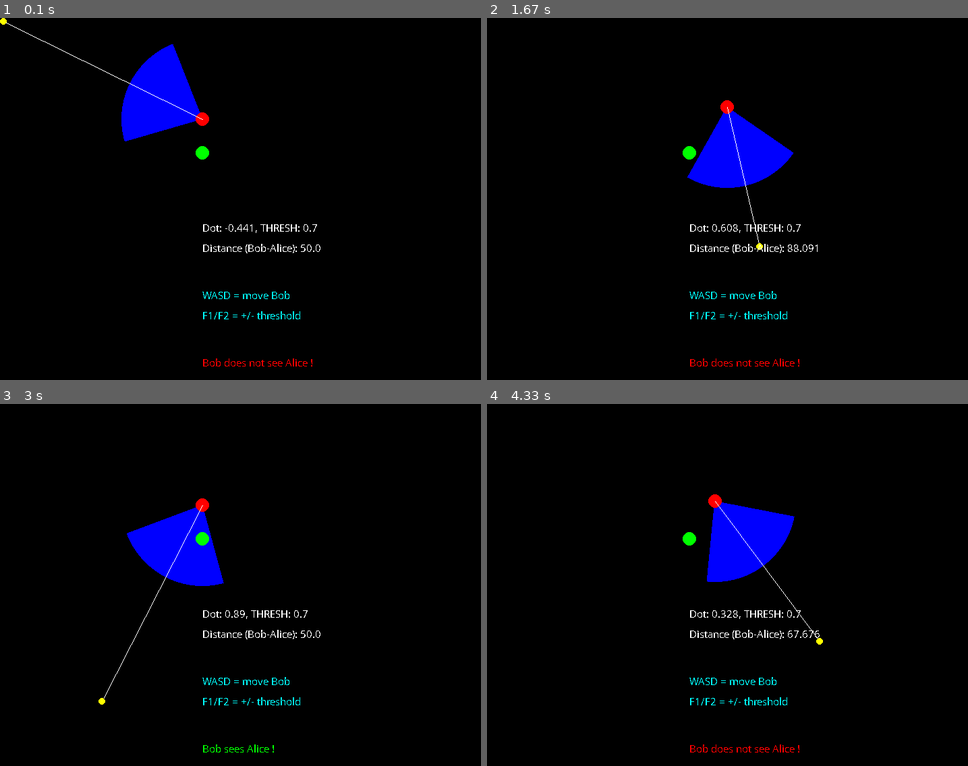
Above: before the commit, frames 1-4 (two rows, left to right).
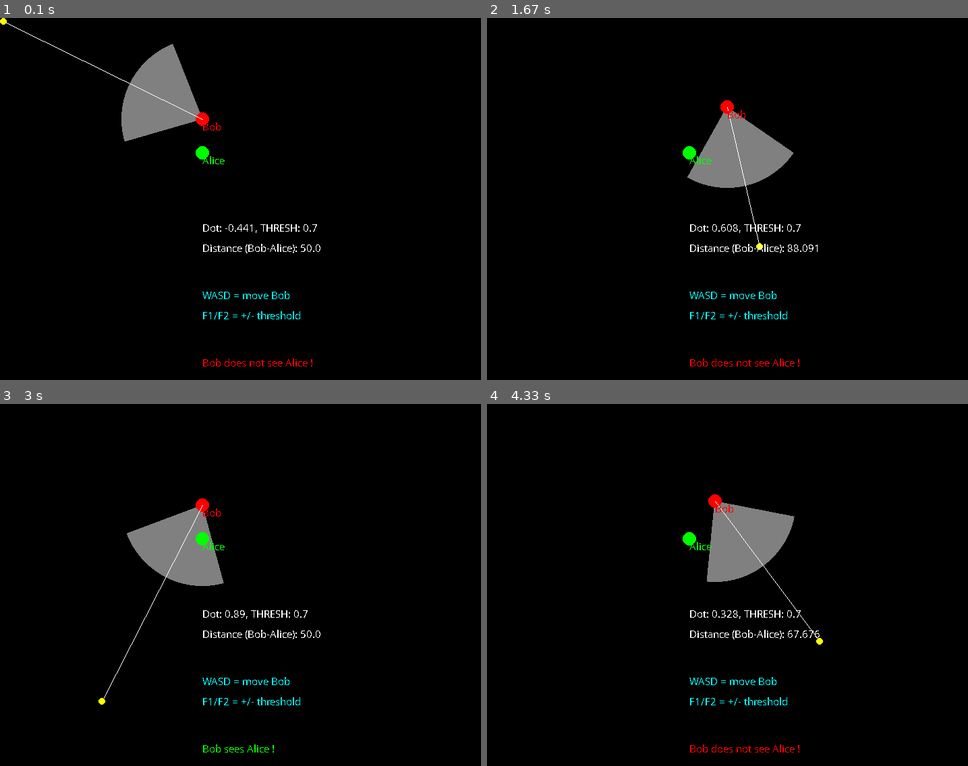
Above: after the commit, the same moments.

Repository: zyenapz/pygame-reference
Game: pygame game, started from 1. Dot Product.py
Two runs of this game, one before a commit and one after it. Both use one fixed random seed, a clock stepped at 60 frames per second and the inputs below.
Inputs (mouse positions are in pixels of both pictures, inside the frame that each line leads up to):
- Up to frame 1 (0.1 s): no input
- Up to frame 2 (1.67 s): hold D 0.33-0.8 s; move the mouse to (737, 238) at 0.37 s; hold W 0.83-1.13 s; move the mouse to (929, 209) at 0.87 s; hold D 1.17-1.63 s; move the mouse to (761, 246) at 1.2 s
- Up to frame 3 (3 s): hold A 1.67-2.2 s; move the mouse to (139, 610) at 1.7 s; hold S 2.23-2.53 s; move the mouse to (322, 697) at 2.27 s; hold A 2.57-2.97 s; move the mouse to (101, 700) at 2.6 s
- Up to frame 4 (4.33 s): hold W 3-3.37 s; move the mouse to (838, 465) at 3.03 s; hold D 3.4-4.03 s; move the mouse to (953, 747) at 3.43 s; hold S from 4.07 s (still down); move the mouse to (818, 642) at 4.1 s

The runs differ from the first frame. In frame 1, 2.8% of the frame differs, in the area x 25-47%, y 7-41%; in frame 2, 2.8%; in frame 3, 2.7%; in frame 4, 2.8%.

Commit message:
Added name tags to Alice and Bob

Diff:
--- a/1. Dot Product.py
+++ b/1. Dot Product.py
@@ -131,7 +131,7 @@
     start = degrees - cone_size
     end = degrees + cone_size
     ImageDraw.Draw(viewcone).pieslice(
-        (0, 0, size-1, size-1), start, end, fill="blue")
+        (0, 0, size-1, size-1), start, end, fill="gray")
 
     # Convert PIL image to pygame image
     viewcone_img = pygame.image.fromstring(
@@ -152,10 +152,16 @@
     instr1_text = my_font.render(f"WASD = move Bob", False, (0, 255, 255))
     instr2_text = my_font.render(
         f"F1/F2 = +/- threshold", False, (0, 255, 255))
+
+    alice_text = my_font.render(f"Alice", False, (0, 255, 0))
+    bob_text = my_font.render(f"Bob", False, (255, 0, 0))
+
     screen.blit(dot_text, (300, 300))
     screen.blit(dist_text, (300, 330))
     screen.blit(instr1_text, (300, 400))
     screen.blit(instr2_text, (300, 430))
+    screen.blit(alice_text, alice.pos)
+    screen.blit(bob_text, bob.pos)
 
     if dot_product > VISIBLE_THRESHOLD and dist_bob_alice < VISIBLE_DISTANCE:
         warn_text = my_font.render("Bob sees Alice !", False, (0, 255, 0))
